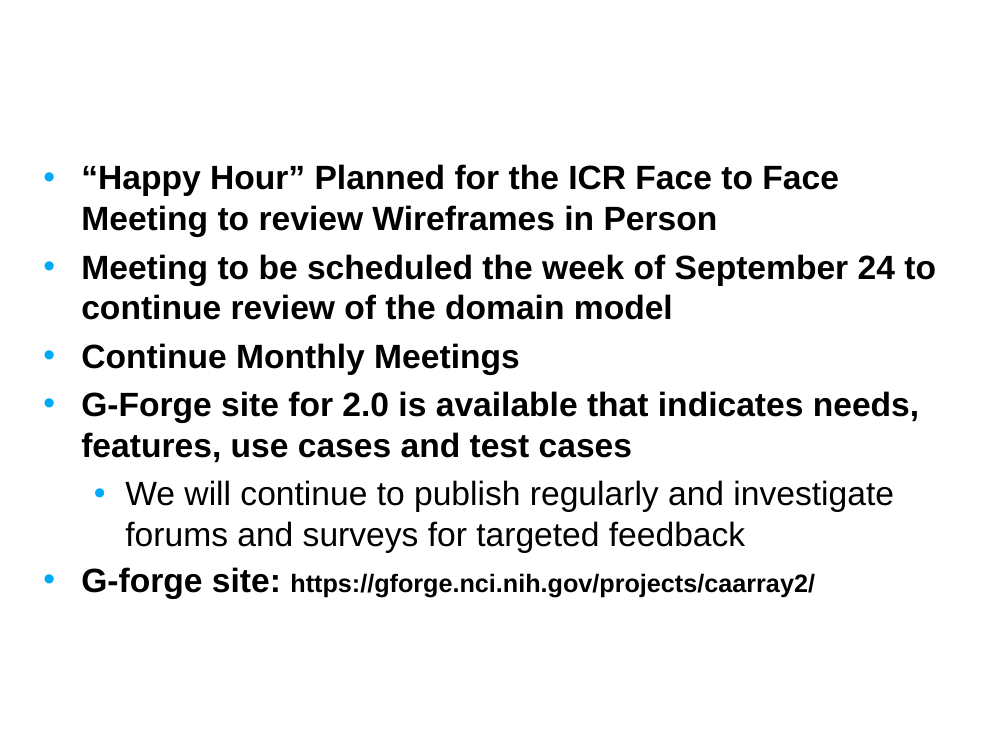
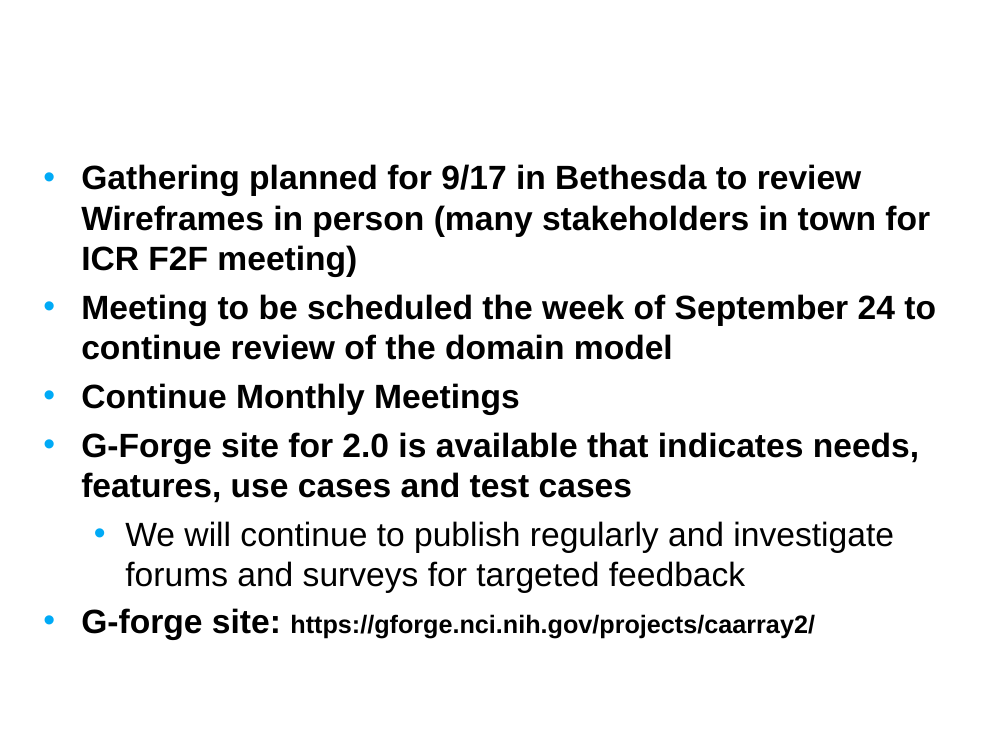
Before and after one commit to NCIP/caarray-docs, a slide deck: slide 17 of project_management/open_meetings/caArray User Community Meeting Sept 12.ppt. Drawn at 1008x756 pixels with LibreOffice and Linux fonts; fonts in the diff are those of the drawing; background and template pictures are left out. Boxes give left, top, right and bottom in pixels: in the first picture for what was removed or moved away, otherwise in the second. Text is boxed around its words. In the diff, an @@ line names an element or a change of style, - is before the commit and + after.

Commit message:
jk edits

```diff
--- a/project_management/open_meetings/caArray User Community Meeting Sept 12.ppt
+++ b/project_management/open_meetings/caArray User Community Meeting Sept 12.ppt
@@ text at <box>81,164,930,277</box>: text changed @@
-• “Happy Hour” Planned for the ICR Face to Face Meeting to review Wireframes in Person
+• Gathering planned for 9/17 in Bethesda to review Wireframes in person (many stakeholders in town for ICR F2F meeting)
```
Also in this commit, not shown: 2 other slides changed.
